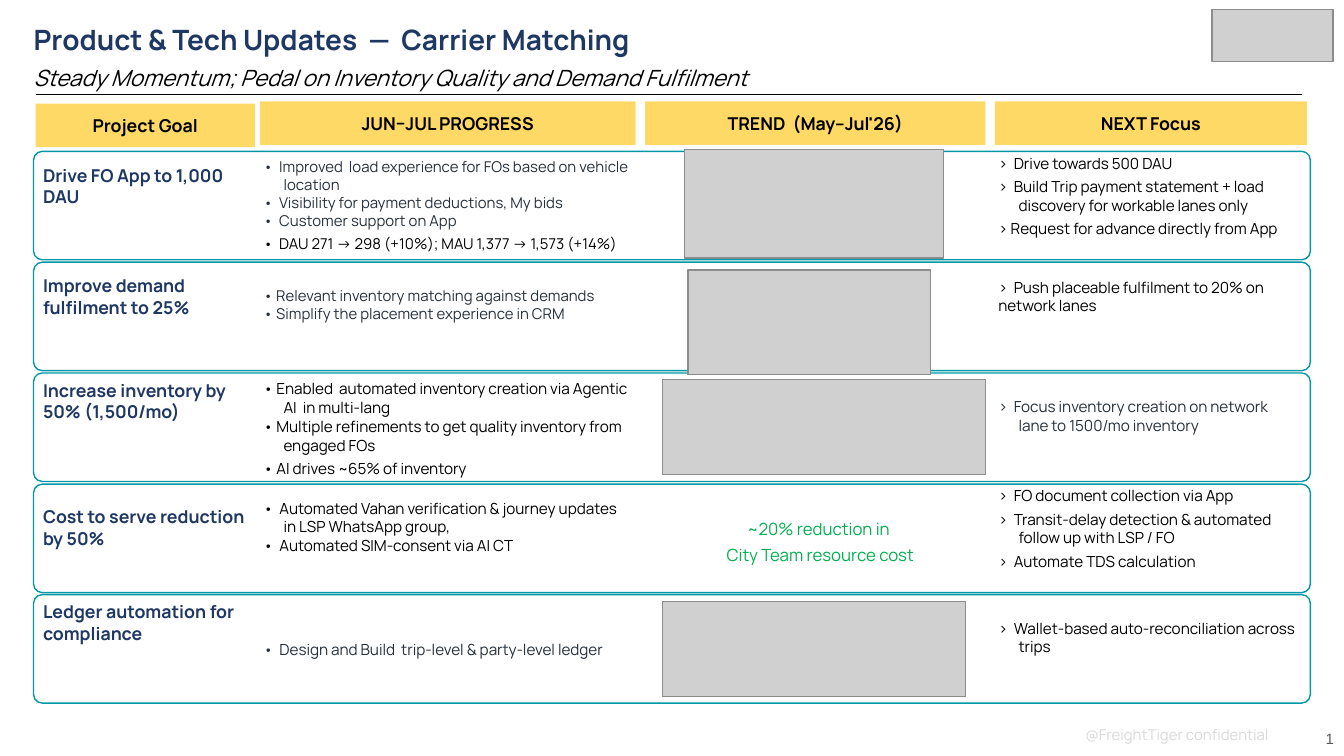
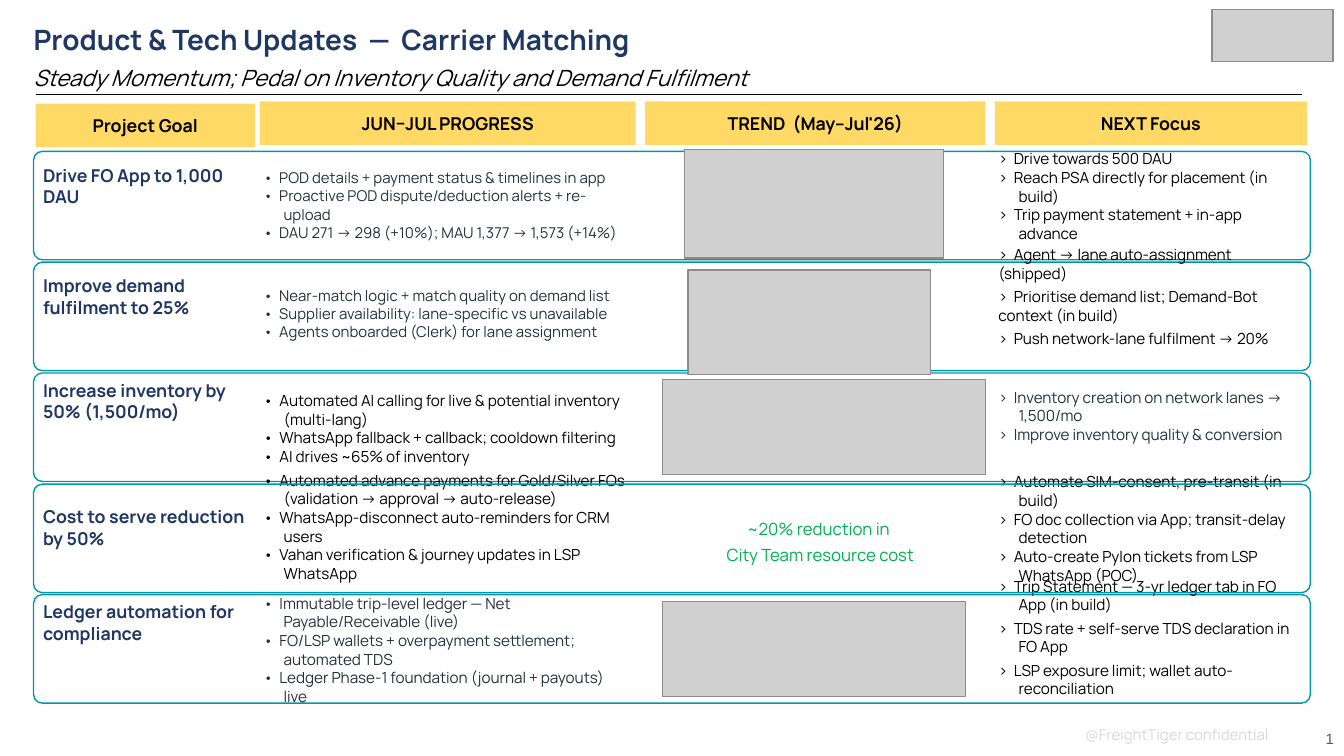
Before and after one commit to Devendra471/linear-prd-agent, a slide deck: slide 1 of board_review_q2_2026/july_update/TML_July_Update.pptx. Drawn at 1344x756 pixels with LibreOffice and Linux fonts; fonts in the diff are those of the drawing; grey boxes stand for pictures. Boxes give left, top, right and bottom in pixels: in the first picture for what was removed or moved away, otherwise in the second. Text is boxed around its words. In the diff, an @@ line names an element or a change of style, - is before the commit and + after.

```diff
--- a/board_review_q2_2026/july_update/TML_July_Update.pptx
+++ b/board_review_q2_2026/july_update/TML_July_Update.pptx
@@ text at [279, 172, 606, 224]: text changed @@
-• Improved load experience for FOs based on vehicle location
-• Visibility for payment deductions, My bids
-• Customer support on App
+• POD details + payment status & timelines in app
+• Proactive POD dispute/deduction alerts + re-upload
@@ text at [1014, 170, 1267, 240]: text changed @@
-› Build Trip payment statement + load discovery for workable lanes only
-> Request for advance directly from App
+› Reach PSA directly for placement (in build)
+› Trip payment statement + in-app advance
@@ text at [279, 225, 616, 241]: text colour #000000 to #25303B in "• DAU 271 → 298 (+10%); MAU ..."; less space between paragraphs @@
@@ text at [998, 248, 1269, 345]: text changed @@
-› Push placeable fulfilment to 20% on network lanes
+› Agent → lane auto-assignment (shipped)
+› Prioritise demand list; Demand-Bot context (in build)
+› Push network-lane fulfilment → 20%
@@ text at [279, 290, 610, 341]: text changed @@
-• Relevant inventory matching against demands
-• Simplify the placement experience in CRM
+• Near-match logic + match quality on demand list
+• Supplier availability: lane-specific vs unavailable
+• Agents onboarded (Clerk) for lane assignment
@@ text at [279, 394, 620, 447]: text changed @@
-• Enabled automated inventory creation via Agentic AI in multi-lang
-• Multiple refinements to get quality inventory from engaged FOs
+• Automated AI calling for live & potential inventory (multi-lang)
+• WhatsApp fallback + callback; cooldown filtering
@@ text at [1014, 391, 1282, 444]: text changed @@
-› Focus inventory creation on network lane to 1500/mo inventory
+› Inventory creation on network lanes → 1,500/mo
+› Improve inventory quality & conversion
@@ text at [279, 450, 470, 466]: less space between paragraphs @@
@@ text at [279, 474, 625, 583]: text changed @@
-• Automated Vahan verification & journey updates in LSP WhatsApp group,
-• Automated SIM-consent via AI CT
+• Automated advance payments for Gold/Silver FOs (validation → approval → auto-release)
+• WhatsApp-disconnect auto-reminders for CRM users
+• Vahan verification & journey updates in LSP WhatsApp
@@ text at [1014, 474, 1285, 586]: text changed @@
-› FO document collection via App
-› Transit-delay detection & automated follow up with LSP / FO
-> Automate TDS calculation
+› Automate SIM-consent, pre-transit (in build)
+› FO doc collection via App; transit-delay detection
+› Auto-create Pylon tickets from LSP WhatsApp (POC)
@@ text at [279, 595, 604, 704]: text changed @@
-• Design and Build trip-level & party-level ledger
+• Immutable trip-level ledger — Net Payable/Receivable (live)
+• FO/LSP wallets + overpayment settlement; automated TDS
+• Ledger Phase-1 foundation (journal + payouts) live
@@ text at [1014, 578, 1290, 695]: text changed @@
-› Wallet-based auto-reconciliation across trips
+› Trip Statement — 3-yr ledger tab in FO App (in build)
+› TDS rate + self-serve TDS declaration in FO App
+› LSP exposure limit; wallet auto-reconciliation
```
Also in this commit, not shown: 3 other files.
